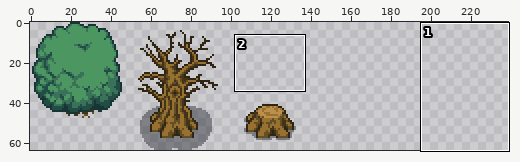
Two versions of one sprite sheet, Kingdom/Assets/Art/Mystic Woods/tilesets/Tree_1.png. Above: a wide view before the commit, with the close-up outlined.
Close-up. Before the commit:
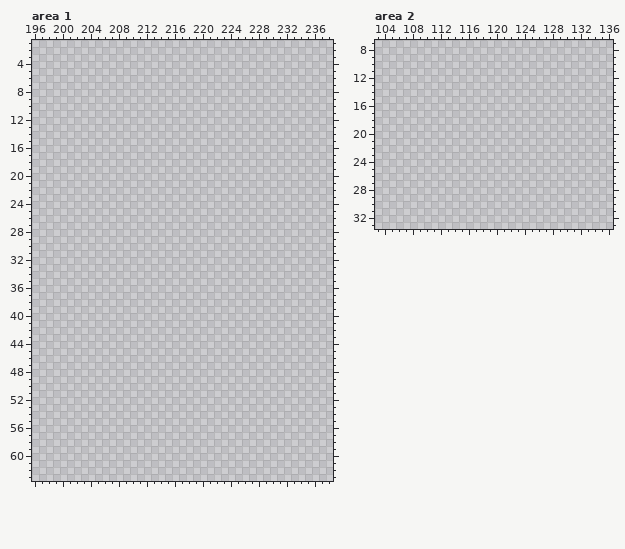
The file is 256x64 pixels. Colours within 5 levels of each other are drawn and written as one. Shown: area 1: x 196..238, y 1..63; area 2: x 103..136, y 7..33. The wide view leaves out empty margins. The commit also changed other parts of the picture, which this record leaves out.
Once edited:
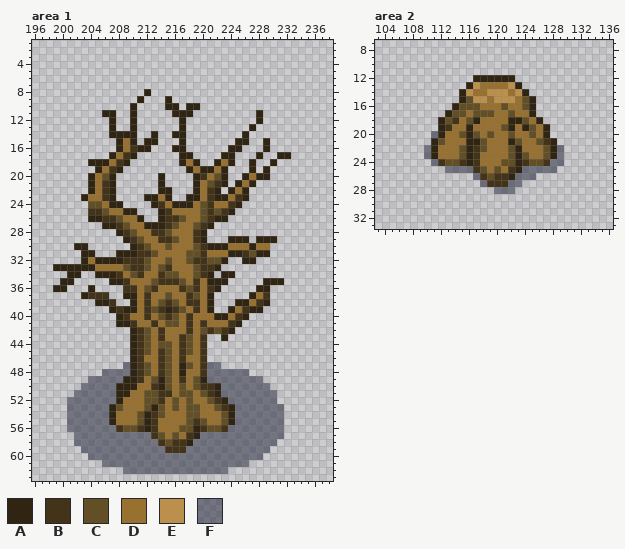
Palette (. is transparent): A #302512  B #423319  C #624f26  D #987030  E #bb8f4c  F #171c3180
From old to new:
Changed rows in their new state; - is an unchanged pixel.
Area 1:
first column x 199:
 8 -------------A--------------------
 9 ------------A---A-----------------
10 -----------A----AA-AA-------------
11 -------AA--A-----AAA---------A----
12 --------A--A------A----------A----
13 --------A--A------A---------A-----
14 --------AAAA--A--AA--------A------
15 ---------ADA-AA---A-------AA--A---
16 ---------ADBAA---AA------AA---A---
17 --------ADBA------AA----AA---A--AA
18 -----AAADBA-------ADA--ADA--A--A--
19 ------ADBA---------ADAADA---A-A---
20 -----ADCA------A----ABDCA--ADAA---
21 -----ADBA------A----ADCBA-ADA-----
22 -----ADBA------AA---ADBA-ADA------
23 ----ADDBA----AADA--AADBAADBA------
24 -----CCDAA----ABDAAADCBDDBA-------
25 -----BBCDDAA---ABDDDDCBCBA--------
26 -----AABBCDDA--ABBCDDCBAA---------
27 -------AABCDDAAABCDDCBA-----------
28 ---------ABCDDBBCDDDBA------------
29 ----------ABCDDBBCDDBA---AAA-AAA--
30 ---AA------ABCDDCDDDCBAAADDDADD---
31 ----AA---AAABBCDDDDCCBDDDAABCAA---
32 ----ADAAAABBBCDDCDDCBBCCA--AA-----
33 AAAAAADDDDCBBCDCBDDDCBBA----------
34 --AA--AAABDCBDDBCCDDCBA-AA--------
35 -AA-----AABDDDCBBBCDBDAAA-----AAA-
36 AA---A----BBDCBDDDBCBDBA-----AA---
37 ----ABBB--AADBDDCDDBCDA-----ADB---
38 ------AAB--ADBDCBCDBBDA---AADBA---
39 --------ABAADBCBABCDBDA--ADBAA----
40 ---------ABDDBDCBCDBDDDAADBA------
41 ---------AABDDBDCCDBDBDDDBA-------
42 -----------ABCDBDDDBDCBCBA--------
43 -----------ABCDBDDBCDB--A---------
44 -----------ABCDCCDBCDB------------
45 -----------ABCDBCDBCDB------------
46 -----------ABDDBCDBDDB------------
47 ----------FABCDBCDACDBFF----------
48 -------FFFFABCDBCDADDBFFFFFF------
49 -----FFFFFAABDCACDBDCAFFFFFFFF----
50 ----FFFFFAAADDBACDCDCBBAFFFFFFF---
51 ---FFFFFFAADDCCBBDCCDCBAFFFFFFFF--
52 --FFFFFFFADDDCCBDCDCDDCBAFFFFFFF--
53 --FFFFFFACDDDCACDCDCCDDCBAFFFFFFF-
54 --FFFFFFADDDCABCDDDCCDDDCAFFFFFFF-
55 --FFFFFFADDDCABDDDDCBCDDCAFFFFFFF-
56 --FFFFFFFBCCBABDDDCCABCCBFFFFFFFF-
57 ---FFFFFFFFFFFBCDCDBAFFFFFFFFFFFF-
58 ---FFFFFFFFFFFFBCBBAFFFFFFFFFFFF--
59 ----FFFFFFFFFFFFBBBFFFFFFFFFFFF---
60 -----FFFFFFFFFFFFFFFFFFFFFFFFF----
61 -------FFFFFFFFFFFFFFFFFFFFF------
62 ----------FFFFFFFFFFFFFFF---------
Area 2:
first column x 110:
12 -------AAAAAA-------
13 ------AEDDDDEA------
14 -----AEDDEEEDEA-----
15 -----ACEEDEEEDCA----
16 ----ACCCDDDCDDCA----
17 ---ACCDCCCDDCDDA----
18 --ACBDCADDDDAACDA---
19 --ABDDADDDDCADACDA--
20 -FADDCACDCDDCDDCDA--
21 -ACDDDAACDDDACDDCBA-
22 FADDDCABCDDDCADDDCAF
23 FADDDCABDDDDCACDDCAF
24 -FBCCBABDDDCCABCCBFF
25 ---FFFFBCDCDBAFFFFF-
26 -------FBCBBAFFF----
27 --------FBBBFF------
28 ----------FFF-------
Pixel boxes of the changes (left, top, right, bottom) in both close-ups:
added: (53, 89, 291, 474)
added: (424, 75, 564, 194)
